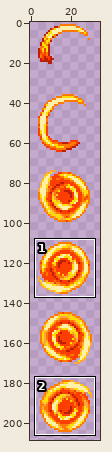
Two versions of one sprite sheet, Content/Projectiles/PokemonAttackProjs/FlameWheel.png. Above, an overview of the earlier version with the close-up marked.
Close-up. Old version:
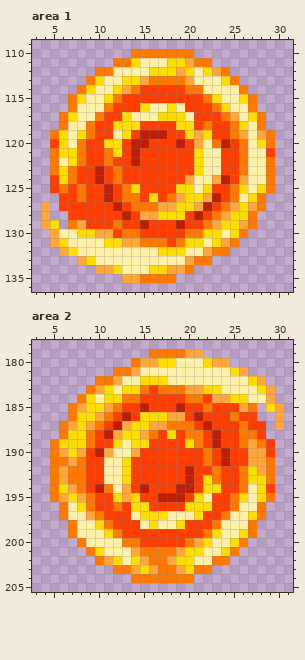
The file is 70x420 pixels, drawn in blocks of 2x2; one block is one cell here. Shown: area 1: x 3..31, y 109..136; area 2: x 3..31, y 178..205. The wide view leaves out empty margins. The commit also changed other parts of the picture, which this record leaves out.
And afterwards:
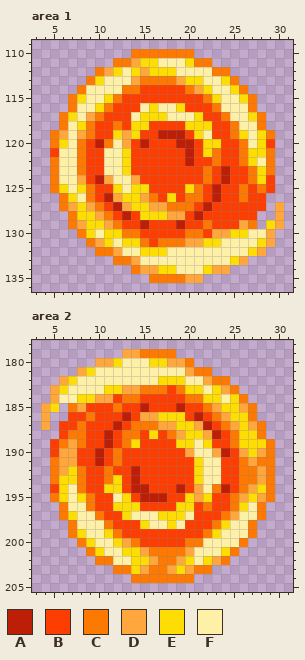
Palette (. is transparent): A #bc1e07  B #fd3e03  C #fe7902  D #ffa63d  E #fddd03  F #fff0a8
Changes in this commit:
--- area 1
@@ x 3..31 @@
 110 ...........CCCCCCC...........
-111 .........CCEFFFEEDCC.........
-112 .......CCFFFFEEEDEFEDC.......
-113 ......CEFFEEDCCCCDFFFEC......
-114 .....CEFFEDCBBBBBCCFFFFC.....
+111 .........CCDEEFFFECC.........
+112 .......CDEFEDEEEFFFFCC.......
+113 ......CEFFFDCCCCDEEFFEC......
+114 .....CFFFFCCBBBBBCDEFFEC.....
 115 ....CEFFECBBBBBBBBBCEFFEC....
-116 ....CFFFCBBBEFFEFBBBCEFFC....
-117 ...CEFFCBBEFFFEEEFBBBCDFEC...
-118 ...CFFCBBEEEBBBBEEBCBBCEFC...
-119 ..CEFECBBFEBAAABBEDEBBCDFDC..
-120 ..BEFCBBEEBAABBBABDFCABCFEC..
-121 ..CEECBBCEBABBBBBBEFFBBCFFB..
-122 ..CFECBBCBBABBBBBBEFFBBCFFC..
-123 ..CECBBABCBBBBBBBBEFFBBCFFC..
-124 ..BECBBABCBBBBBBBDFFDABDFFC..
-125 ..BCBCBBABCEBBBBEEFEBBCEFEC..
-126 ...BBCBBABCCBEBCDEEDABCFEC...
-127 .D.BBBBBBABCCCDDEEDABCDEDC...
-128 .D..BBBBBBABDDEEEBABCDEEC....
-129 .DE.CDBBBCBBABBBABBCDEEDC....
-130 ..DFFEEDDBCCBBBBBCCEEFEC.....
-131 ..DEFFFFEEDDCCCBCEEFEDC......
-132 ...DEFFFFFFFFFEEEFFDCC.......
-133 .....DEFFFFFFFFFFDCC.........
-134 .......DDEFFFEEDDC...........
-135 ..........DDCCCC.............
+116 ....CFFECBBBFEFFEBBBCFFFC....
+117 ...CEFDCBBBFEEEFFFEBBCFFEC...
+118 ...CFECBBCBEEBBBBEEEBBCFFC...
+119 ..CDFDCBBEDEBBAAABEFBBCEFEC..
+120 ..CEFCBACFDBABBBAABEEBBCFEB..
+121 ..BFFCBBFFEBBBBBBABECBBCEEC..
+122 ..CFFCBBFFEBBBBBBABBCBBCEFC..
+123 ..CFFCBBFFEBBBBBBBBCBABBCEC..
+124 ..CFFDBADFFDBBBBBBBCBABBCEB..
+125 ..CEFECBBEFEEBBBBECBABBCBCB..
+126 ...CEFCBADEEDCBEBCCBABBCBB...
+127 ...CDEDCBADEEDDCCCBABBBBBB.D.
+128 ....CEEDCBABEEEDDBABBBBBB..D.
+129 ....CDEEDCBBABBBABBCBBBDC.ED.
+130 .....CEFEECCBBBBBCCBDDEEFFD..
+131 ......CDEFEECBCCCDDEEFFFFED..
+132 .......CCDFFEEEFFFFFFFFFED...
+133 .........CCDFFFFFFFFFFED.....
+134 ...........CDDEEFFFEDD.......
+135 .............CCCCDD..........
 136 .............................
--- area 2
@@ x 3..31 @@
 178 .............................
-179 .............CCCCDD..........
-180 ...........CDDEEFFFEDD.......
-181 .........CCDFFFFFFFFFFED.....
-182 .......CCDFFEEEFFFFFFFFFED...
-183 ......CDEFEECBCCCDDEEFFFFED..
-184 .....CEFEECCBBBBBCCBDDEEFFD..
-185 ....CDEEDCBBABBBABBCBBBDC.ED.
-186 ....CEEDCBABEEEDDBABBBCBB..D.
-187 ...CDEDCBADEEDDCCCBABBBCBB.D.
-188 ...CEECBADEEDCBEBCCBABBCCB...
-189 ..CEEECBBEFEEBBBBECBABBCDCB..
-190 ..CDEDBADFFDBBBBBBBCBABBDDB..
-191 ..CCDCBBFFEBBBBBBBBCBABBDDC..
-192 ..CDCCBBFFEBBBBBBABBCBBCEDC..
-193 ..CDCCBBFFEBBBBBBABECBBCEEC..
-194 ..CEDCBACFDBABBBAABEEBBCFEB..
-195 ..CDEDCBBEDEBBAAABEFBBCEFEC..
-196 ...CFECBBCBEEBBBBEEEBBCFFC...
-197 ...CFFDCBBBFEEEFFFEBBCFFEC...
-198 ....CFFECBBBFEFFEBBBCFFFC....
-199 ....CFFFECBBBBBBBBBCEFFEC....
-200 .....CFFFFCCBBBBBCDEFFEC.....
-201 ......CEFFFDCCCCDEEFFEC......
-202 .......CDEFEDCCDEEFFCC.......
-203 .........CCDEDCCDECC.........
+179 ..........DDCCCC.............
+180 .......DDEFFFEEDDC...........
+181 .....DEFFFFFFFFFFDCC.........
+182 ...DEFFFFFFFFFEEEFFDCC.......
+183 ..DEFFFFEEDDCCCBCEEFEDC......
+184 ..DFFEEDDBCCBBBBBCCEEFEC.....
+185 .DE.CDBBBCBBABBBABBCDEEDC....
+186 .D..BBCBBBABDDEEEBABCDEEC....
+187 .D.BBCBBBABCCCDDEEDABCDEDC...
+188 ...BCCBBABCCBEBCDEEDABCEEC...
+189 ..BCDCBBABCEBBBBEEFEBBCEEEC..
+190 ..BDDBBABCBBBBBBBDFFDABDEDC..
+191 ..CDDBBABCBBBBBBBBEFFBBCDCC..
+192 ..CDECBBCBBABBBBBBEFFBBCCDC..
+193 ..CEECBBCEBABBBBBBEFFBBCCDC..
+194 ..BEFCBBEEBAABBBABDFCABCDEC..
+195 ..CEFECBBFEBAAABBEDEBBCDEDC..
+196 ...CFFCBBEEEBBBBEEBCBBCEFC...
+197 ...CEFFCBBEFFFEEEFBBBCDFFC...
+198 ....CFFFCBBBEFFEFBBBCEFFC....
+199 ....CEFFECBBBBBBBBBCEFFFC....
+200 .....CEFFEDCBBBBBCCFFFFC.....
+201 ......CEFFEEDCCCCDFFFEC......
+202 .......CCFFEEDCCDEFEDC.......
+203 .........CCEDCCDEDCC.........
 204 ...........CCCCCCC...........
